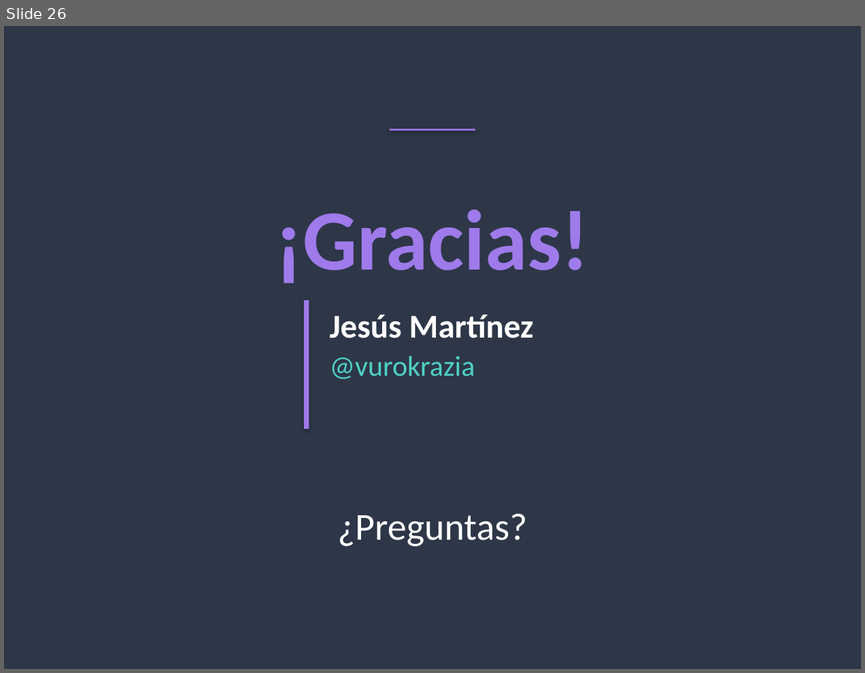
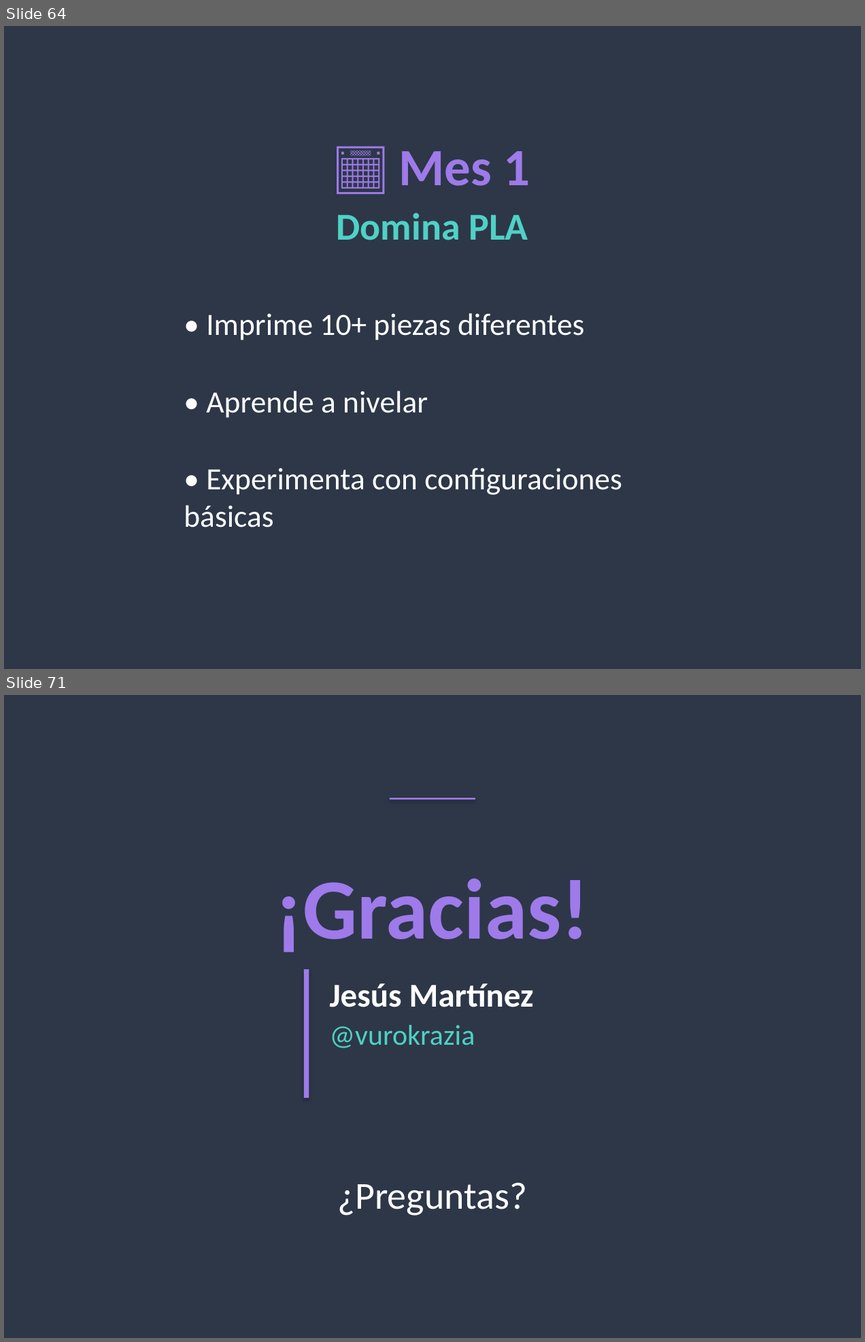
Before and after one commit to vurokrazia/vurokrazia, a slide deck: presentacion/Impresion3D_Vurokrazia_Completa.pptx. Shown one above the other, each under a label of ours: slide 26 before the commit, slides 64 and 71 after it; the slides between them are not shown. The pictures are 865x673 and 865x1342 pixels, drawn with LibreOffice and Linux fonts; fonts in the diff are those of the drawing. Boxes give left, top, right and bottom in pixels: in the first picture for what was removed or moved away, otherwise in the second. Text is boxed around its words. In the diff, an @@ line names an element or a change of style, - is before the commit and + after.

```diff
--- a/presentacion/Impresion3D_Vurokrazia_Completa.pptx
+++ b/presentacion/Impresion3D_Vurokrazia_Completa.pptx
@@ slide 64 added at bbox=[4, 26, 861, 669], background #2D3748 @@
@@ text added at bbox=[398, 151, 530, 186], 44 pt, text #9F7AEA, bold @@
+📅 Mes 1
@@ text added at bbox=[337, 213, 528, 240], 32 pt, text #4FD1C5, bold @@
+Domina PLA
@@ text added at bbox=[206, 313, 584, 340], 26 pt, text #FFFFFF @@
+• Imprime 10+ piezas diferentes
@@ text added at bbox=[206, 390, 428, 418], 26 pt, text #FFFFFF @@
+• Aprende a nivelar
@@ text added at bbox=[184, 467, 622, 527], 26 pt, text #FFFFFF @@
+• Experimenta con configuraciones básicas
@@ what was slide 26 is now slide 71 @@
```
Also in this commit, not shown: 44 other slides added.
